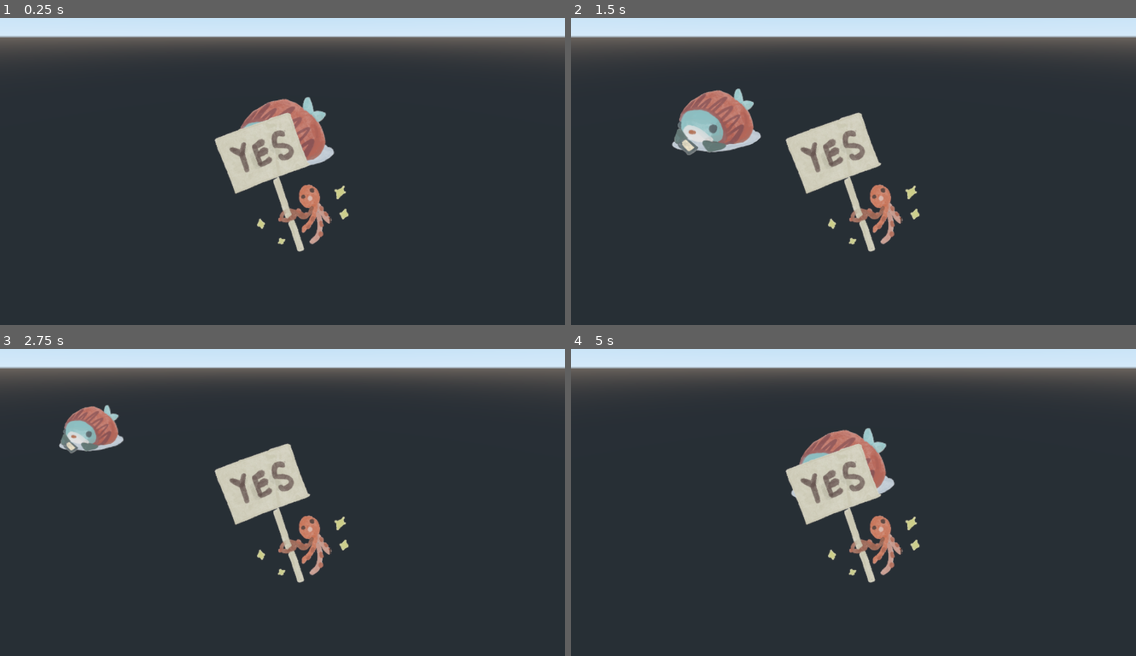
Above: before the commit, frames 1-4 (two rows, left to right).
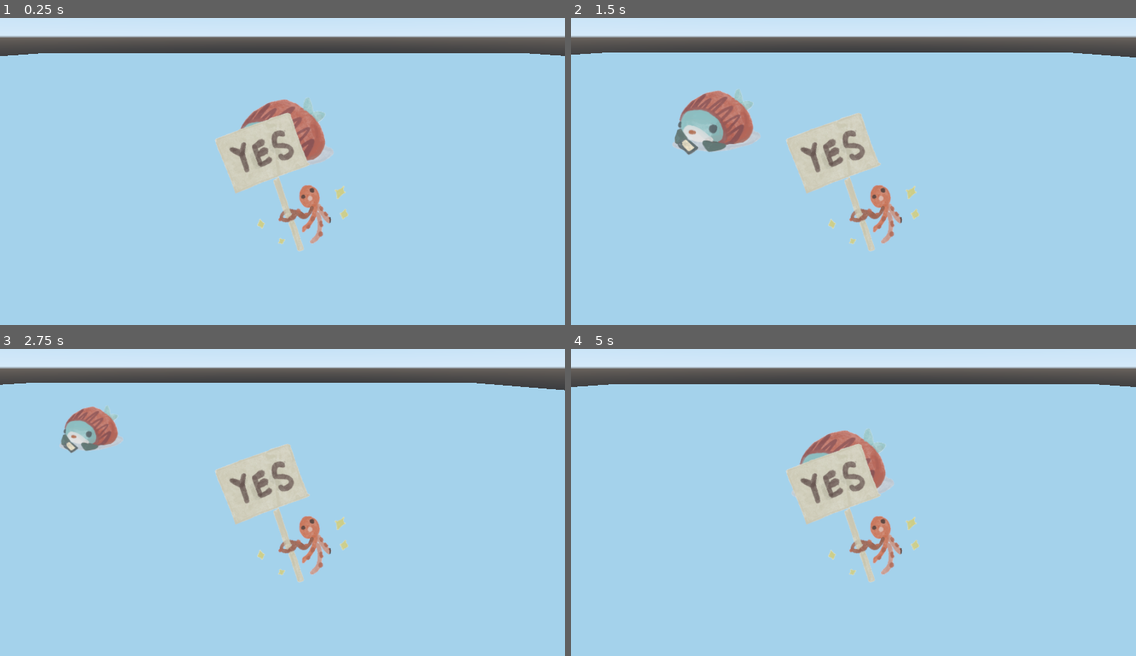
Above: after the commit, the same moments.

Repository: jacksonhuang47/GodotGameJam
Game: Godot game, scene res://World.tscn
The game is run twice, just before and just after one commit, with the same random seed, the same clock (stepped at 60 frames per second) and the same inputs. Before the commit the project has no main scene; this scene is started directly in both runs.
Inputs:
- Up to frame 1 (0.25 s): no input
- Up to frame 2 (1.5 s): tap Enter at 0.5 s; hold Right (ui_right) 0.53-1.28 s; hold Down (ui_down) from 1.28 s (still down)
- Up to frame 3 (2.75 s): release Down (ui_down) at 2.03 s; hold Right (ui_right) from 2.03 s (still down)
- Up to frame 4 (5 s): release Right (ui_right) at 2.78 s; hold Up (ui_up) 2.78-3.53 s; hold Left (ui_left) from 3.53 s (still down)

The runs differ from the first frame. In frame 1, 84% of the frame differs, in the area x 0-100%, y 11-100%; in frame 2, 83%; in frame 3, 84%; in frame 4, 84%.

Commit message:
first version

Diff:
--- a/World.tscn
+++ b/World.tscn
@@ -8,6 +8,8 @@
 [sub_resource type="SphereShape" id=1]
 
 [sub_resource type="SphereShape" id=2]
+
+[sub_resource type="BoxShape" id=3]
 
 [node name="World" type="Node2D"]
 
@@ -34,3 +36,12 @@
 
 [node name="CollisionShape" type="CollisionShape" parent="Enemy"]
 shape = SubResource( 2 )
+
+[node name="ground" type="StaticBody" parent="."]
+
+[node name="CollisionShape" type="CollisionShape" parent="ground"]
+transform = Transform( 50, 0, 0, 0, 1, 0, 0, 0, 50, 0.26, -2, 0 )
+shape = SubResource( 3 )
+
+[node name="CSGBox" type="CSGBox" parent="ground"]
+transform = Transform( 50, 0, 0, 0, 1, 0, 0, 0, 50, 0.26, -2, 0 )
--- a/project.godot
+++ b/project.godot
@@ -11,6 +11,7 @@
 [application]
 
 config/name="GodotGameJam"
+run/main_scene="res://World.tscn"
 config/icon="res://icon.png"
 
 [display]
Not shown: 1 places in World.tscn that only renumber resources
